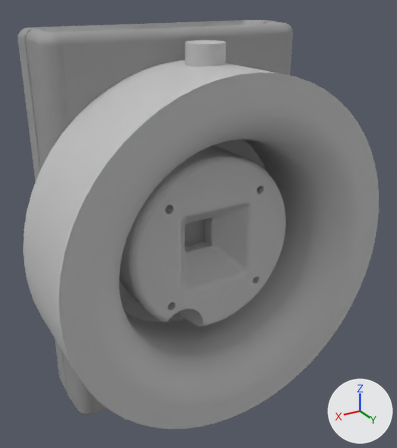
Before and after pictures for a commit that changed the glTF model assets/aoi-camera-assembly.glb.
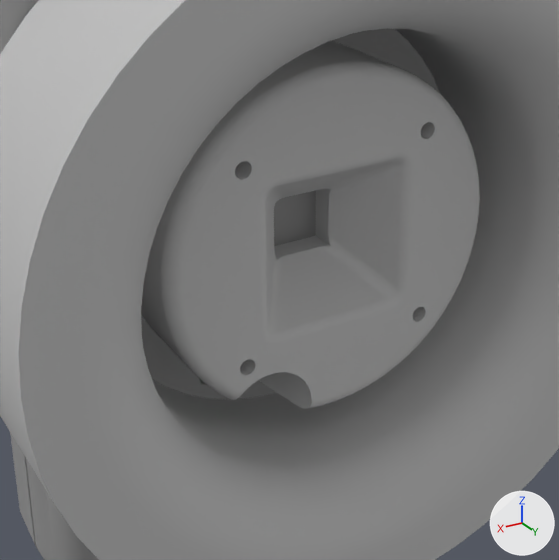
Each version appears first whole from a camera (50 mm lens) standing at (0.0733, 0.1404, 0.0646) and looking at (-0.0022, 0.0145, 0.0016), and next in a close-up on the part from 13% to 82% of the width and 28% to 90% of the height. The axes (+X, +Y, +Z) are drawn at lower right. The lights are the same throughout. The older version's two pictures come first. Where no turn or scale is listed for an object, it has been applied to the vertices.

Before the edit, the objects in view are built like this:
```python
me_solid1 = bpy.data.meshes.new('Solid1')
me_solid1.from_pydata(...)  # 2023 vertices, 4054 faces; spans x -0.0375..0.0375, y -0.0009..0.0126, z -0.0556..0.0556
me_solid1.materials.append(mat_lightgray)
me_solid1_001 = bpy.data.meshes.new('Solid1.001')
me_solid1_001.from_pydata(...)  # 1636 vertices, 3336 faces; spans x -0.0375..0.0375, y -0.0126..0.0, z -0.0556..0.0556
me_solid1_001.materials.append(mat_lightgray)
me_solid1_012 = bpy.data.meshes.new('Solid1.012')
me_solid1_012.from_pydata(...)  # 987 vertices, 1990 faces; spans x -0.025..0.025, y -0.0075..0.0075, z -0.025..0.025
me_solid1_012.materials.append(mat_default)  # light grey #bfbfbf
ob_solid1 = bpy.data.objects.new('Solid1', me_solid1)
ob_solid1.location = (0.0, 0.0, 0.0)
ob_solid1_001 = bpy.data.objects.new('Solid1.001', me_solid1_001)
ob_solid1_001.location = (0.0, 0.0, 0.0)
ob_solid1_016 = bpy.data.objects.new('Solid1.016', me_solid1_012)
ob_solid1_016.location = (0.0, 0.0201, 0.0)
# also in view: 'Solid1.017' at (0.0, 0.0266, 0.0025)
```
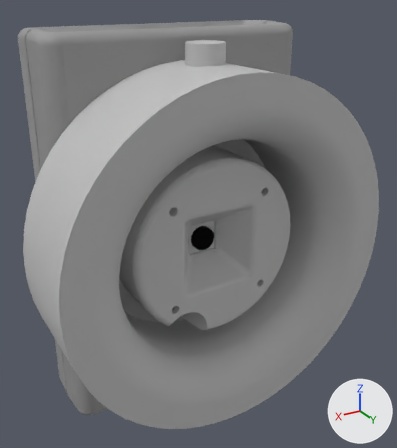
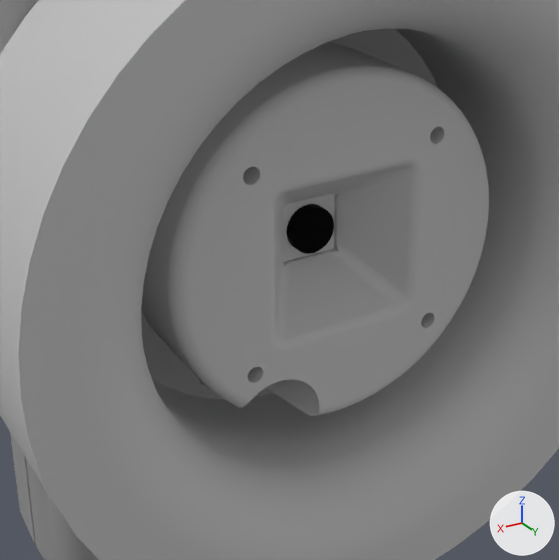
Location of each change, (x1, y1, x2, y2) in pixels of the close-ups (559 x 560 px):
'Solid1.016', moved: before (141, 41, 480, 409); after (141, 43, 489, 416)
'Solid1.026', added: after (282, 194, 335, 262)
    faces in mat_anodizedblack (black #0a0a0a): (286, 204, 334, 254)
    faces in mat_default (light grey #bfbfbf): (282, 194, 335, 262)

Diff of the bpy script that builds the scene:
```diff
--- a/assets/aoi-camera-assembly.glb.py
+++ b/assets/aoi-camera-assembly.glb.py
@@ mat_anodizedblack @@
+mat_anodizedblack = principled_material('AnodizedBlack')
+mat_anodizedblack.base_color = (0.0031, 0.0031, 0.0031)  # black #0a0a0a
+mat_anodizedblack.metallic = 1.0
+mat_anodizedblack.roughness = 0.7
@@ me_solid1_016 @@
+me_solid1_016.from_pydata(...)  # 265 vertices, 489 faces; spans x -0.016..0.016, y -0.0058..0.0058, z -0.016..0.016
+# faces by material slot: [410, 79]
+me_solid1_016.materials.append(mat_default)  # light grey #bfbfbf
+me_solid1_016.materials.append(mat_anodizedblack)  # black #0a0a0a
@@ ob_solid1_016 @@
 ob_solid1_016 = bpy.data.objects.new('Solid1.016', me_solid1_012)
-ob_solid1_016.location = (0.0, 0.0201, 0.0)
+ob_solid1_016.location = (0.0, 0.0222, 0.0)
@@ ob_solid1_026 @@
+ob_solid1_026 = bpy.data.objects.new('Solid1.026', me_solid1_016)
+ob_solid1_026.location = (0.0, 0.0154, 0.0)
```
